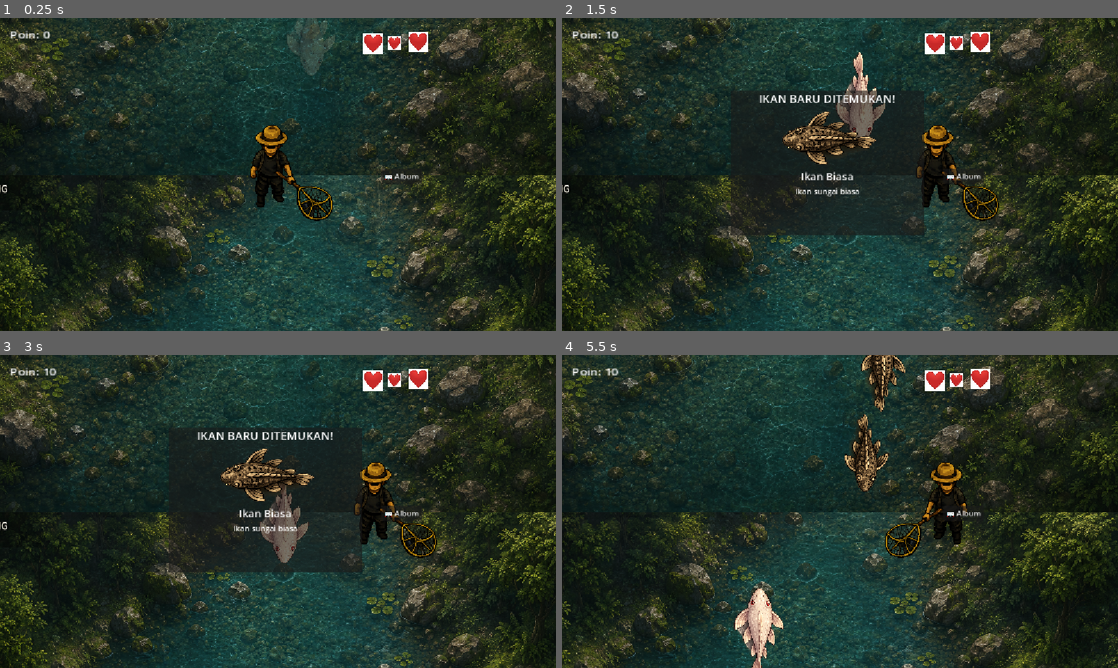
Above: before the commit, frames 1-4 (two rows, left to right).
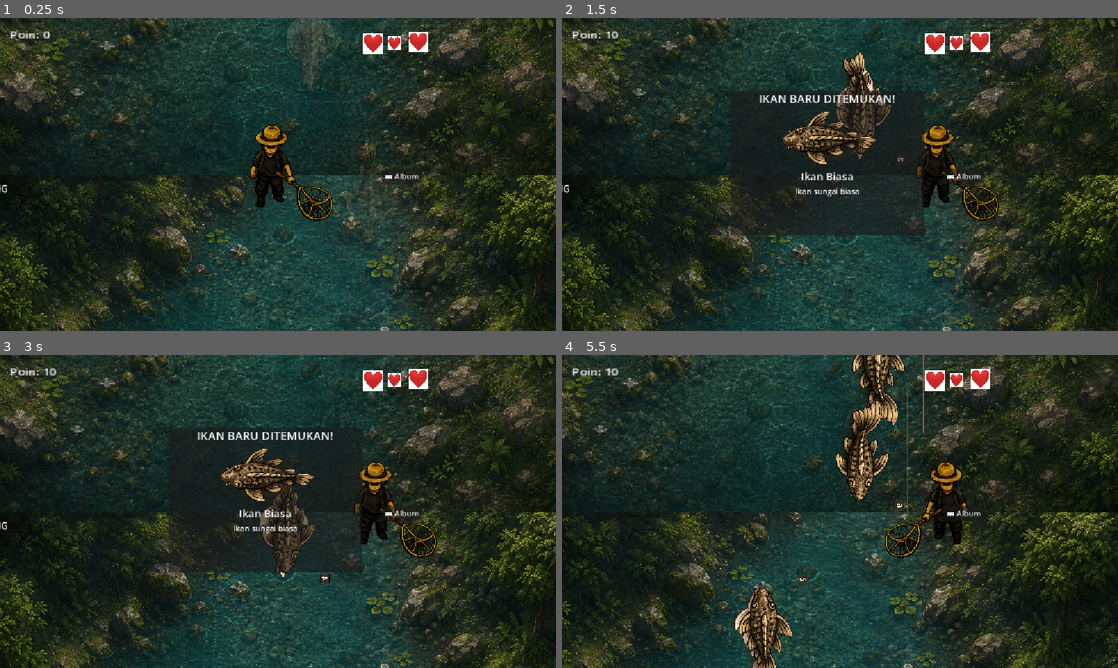
Above: after the commit, the same moments.

Repository: p4rtof/Pandawara
Game: Godot game, scene res://scene/game_sungai.tscn
Two runs of this game, one before a commit and one after it. Both use one fixed random seed, a clock stepped at 60 frames per second and the inputs below. This scene is started directly instead of the project's main scene.
Inputs (mouse positions are in pixels of both pictures, inside the frame that each line leads up to):
- Up to frame 1 (0.25 s): no input
- Up to frame 2 (1.5 s): move the mouse to (962, 158) at 0.52 s; hold Right (ui_right) 0.53-1.25 s; click (962, 158) at 0.67 s; drag from (728, 190) to (979, 202) at 1.27 s
- Up to frame 3 (3 s): click "📖 Album" at 2 s; click "X" at 2.75 s
- Up to frame 4 (5.5 s): move the mouse to (895, 442) at 3.52 s; hold Right (ui_right) 3.53-4.25 s; drag from (812, 574) to (867, 358) at 4.27 s; move the mouse to (1006, 558) at 5.02 s; hold Left (ui_left) from 5.03 s (still down)

The runs differ from the first frame. In frame 1, 0.6% of the frame differs, in the area x 51-75%, y 0-76%; in frame 2, 1.3%; in frame 3, 1.2%; in frame 4, 4.1%, in the area x 31-66%, y 0-100%.

Commit message:
pengaturan

Diff:
--- a/scene/ikan.tscn
+++ b/scene/ikan.tscn
@@ -1,11 +1,62 @@
 [gd_scene format=3 uid="uid://c68twrc5gy1g8"]
 
 [ext_resource type="Script" uid="uid://dim6dy5yvb5i" path="res://script/ikan.gd" id="1_26uxn"]
+[ext_resource type="Texture2D" uid="uid://dpt625l7f05n1" path="res://asset/anime-sapu-sapu.png" id="3_1rigm"]
 [ext_resource type="Texture2D" uid="uid://bw518jb8phdbu" path="res://asset/ikan_nn.png" id="3_c4xmv"]
 
 [sub_resource type="CapsuleShape2D" id="CapsuleShape2D_26uxn"]
 radius = 42.869667
 height = 262.02136
+
+[sub_resource type="AtlasTexture" id="AtlasTexture_1c8m2"]
+atlas = ExtResource("3_1rigm")
+region = Rect2(0, 0, 512, 341)
+
+[sub_resource type="AtlasTexture" id="AtlasTexture_gdlx0"]
+atlas = ExtResource("3_1rigm")
+region = Rect2(512, 0, 512, 341)
+
+[sub_resource type="AtlasTexture" id="AtlasTexture_h43p1"]
+atlas = ExtResource("3_1rigm")
+region = Rect2(512, 341, 512, 341)
+
+[sub_resource type="AtlasTexture" id="AtlasTexture_pwl1m"]
+atlas = ExtResource("3_1rigm")
+region = Rect2(0, 682, 512, 341)
+
+[sub_resource type="AtlasTexture" id="AtlasTexture_jsr17"]
+atlas = ExtResource("3_1rigm")
+region = Rect2(512, 682, 512, 341)
+
+[sub_resource type="AtlasTexture" id="AtlasTexture_g3xgi"]
+atlas = ExtResource("3_1rigm")
+region = Rect2(0, 341, 512, 341)
+
+[sub_resource type="SpriteFrames" id="SpriteFrames_287e4"]
+animations = [{
+"frames": [{
+"duration": 1.0,
+"texture": SubResource("AtlasTexture_1c8m2")
+}, {
+"duration": 1.0,
+"texture": SubResource("AtlasTexture_gdlx0")
+}, {
+"duration": 1.0,
+"texture": SubResource("AtlasTexture_h43p1")
+}, {
+"duration": 1.0,
+"texture": SubResource("AtlasTexture_pwl1m")
+}, {
+"duration": 1.0,
+"texture": SubResource("AtlasTexture_jsr17")
+}, {
+"duration": 1.0,
+"texture": SubResource("AtlasTexture_g3xgi")
+}],
+"loop": true,
+"name": &"default",
+"speed": 5.0
+}]
 
 [node name="Ikan" type="Area2D" unique_id=854384470 groups=["ikan"]]
 rotation = 1.5707964
@@ -23,3 +74,7 @@
 position = Vector2(-24.999998, 4.000002)
 rotation = 1.5471337
 shape = SubResource("CapsuleShape2D_26uxn")
+
+[node name="AnimatedSprite2D" type="AnimatedSprite2D" parent="." unique_id=105438352]
+position = Vector2(-6.0000014, -40.191425)
+sprite_frames = SubResource("SpriteFrames_287e4")
--- a/scene/sapu_sapu.tscn
+++ b/scene/sapu_sapu.tscn
@@ -2,7 +2,7 @@
 
 [ext_resource type="Script" uid="uid://dim6dy5yvb5i" path="res://script/ikan.gd" id="1_ncybc"]
 [ext_resource type="Texture2D" uid="uid://c5rfc06p8qrg0" path="res://asset/sapu_sapu.png" id="2_vm3ti"]
-[ext_resource type="Texture2D" uid="uid://21e38fdqf6c0" path="res://asset/Ikan animation.png" id="3_vm3ti"]
+[ext_resource type="Texture2D" uid="uid://dpt625l7f05n1" path="res://asset/anime-sapu-sapu.png" id="3_vm3ti"]
 
 [sub_resource type="AtlasTexture" id="AtlasTexture_curac"]
 atlas = ExtResource("3_vm3ti")
@@ -14,19 +14,19 @@
 
 [sub_resource type="AtlasTexture" id="AtlasTexture_d1dwy"]
 atlas = ExtResource("3_vm3ti")
-region = Rect2(0, 341, 512, 341)
+region = Rect2(512, 341, 512, 341)
 
 [sub_resource type="AtlasTexture" id="AtlasTexture_hrgkc"]
 atlas = ExtResource("3_vm3ti")
-region = Rect2(512, 341, 512, 341)
+region = Rect2(0, 682, 512, 341)
 
 [sub_resource type="AtlasTexture" id="AtlasTexture_ihpix"]
 atlas = ExtResource("3_vm3ti")
-region = Rect2(0, 682, 512, 341)
+region = Rect2(512, 682, 512, 341)
 
 [sub_resource type="AtlasTexture" id="AtlasTexture_6df7y"]
 atlas = ExtResource("3_vm3ti")
-region = Rect2(512, 682, 512, 341)
+region = Rect2(0, 341, 512, 341)
 
 [sub_resource type="SpriteFrames" id="SpriteFrames_v8dx6"]
 animations = [{
@@ -55,10 +55,8 @@
 }]
 
 [sub_resource type="CapsuleShape2D" id="CapsuleShape2D_26uxn"]
-radius = 42.869667
-height = 262.02136
-
-[sub_resource type="SpriteFrames" id="SpriteFrames_vm3ti"]
+radius = 52.092262
+height = 260.2125
 
 [node name="Ikan" type="Area2D" unique_id=854384470 groups=["ikan"]]
 rotation = 1.5707964
@@ -68,22 +66,12 @@
 adalah_sapu_sapu = true
 texture_ikan = ExtResource("2_vm3ti")
 
-[node name="AnimatedSprite2D" type="AnimatedSprite2D" parent="." unique_id=736414504]
-visible = false
-position = Vector2(-26, -16.076569)
-scale = Vector2(0.6875, 0.6511243)
+[node name="AnimatedSprite2D" type="AnimatedSprite2D" parent="." unique_id=1896648580]
 sprite_frames = SubResource("SpriteFrames_v8dx6")
-frame_progress = 0.123271115
-
-[node name="Sprite2D" type="Sprite2D" parent="." unique_id=213606095]
-texture = ExtResource("2_vm3ti")
+frame_progress = 0.9433859
 
 [node name="CollisionShape2D" type="CollisionShape2D" parent="." unique_id=1476355047]
-position = Vector2(-24.999998, 4.000002)
+position = Vector2(-30, 28.133993)
 rotation = 1.5471337
 scale = Vector2(0.99999994, 0.99999994)
 shape = SubResource("CapsuleShape2D_26uxn")
-
-[node name="AnimatedSprite2D2" type="AnimatedSprite2D" parent="." unique_id=1359196459]
-visible = false
-sprite_frames = SubResource("SpriteFrames_vm3ti")
--- a/scene/setting.gd
+++ b/scene/setting.gd
@@ -1,20 +1,23 @@
 extends Control
 
 func _ready():
+	$BackButton.pressed.connect(_on_back)
+
 	# Suara slider
-	$Panel/SuaraSlider.value = AudioServer.get_bus_volume_db(
+	$SuaraSlider.min_value = -40
+	$SuaraSlider.max_value = 0
+	$SuaraSlider.value = AudioServer.get_bus_volume_db(
 		AudioServer.get_bus_index("Master")
 	)
-	$Panel/SuaraSlider.value_changed.connect(_on_suara_changed)
+	$SuaraSlider.value_changed.connect(_on_suara_changed)
 
 	# Musik slider
-	$Panel/MusikSlider.value = AudioServer.get_bus_volume_db(
+	$MusikSlider.min_value = -40
+	$MusikSlider.max_value = 0
+	$MusikSlider.value = AudioServer.get_bus_volume_db(
 		AudioServer.get_bus_index("Music")
 	)
-	$Panel/MusikSlider.value_changed.connect(_on_musik_changed)
-
-	# Tombol kembali
-	$BackButton.pressed.connect(_on_back)
+	$MusikSlider.value_changed.connect(_on_musik_changed)
 
 func _on_suara_changed(value: float):
 	AudioServer.set_bus_volume_db(
--- a/scene/setting.tscn
+++ b/scene/setting.tscn
@@ -1,6 +1,19 @@
 [gd_scene format=3 uid="uid://cg0x7laby36ry"]
 
 [ext_resource type="Script" uid="uid://dlpjpoxyxqye3" path="res://scene/setting.gd" id="1_xthoy"]
+[ext_resource type="Texture2D" uid="uid://bdgdb5107bfsk" path="res://asset/image 1.png" id="2_ahr6q"]
+[ext_resource type="Texture2D" uid="uid://dxt3t4osimxlp" path="res://asset/Rectangle 15.png" id="3_g2to7"]
+[ext_resource type="Texture2D" uid="uid://cqjp5jfd8gpo4" path="res://asset/Rectangle 18.png" id="4_2wb80"]
+[ext_resource type="Texture2D" uid="uid://b8br4rkgln8kb" path="res://asset/back.png" id="5_123qk"]
+[ext_resource type="Texture2D" uid="uid://gs8yxij3u4y7" path="res://asset/Mask group (1).png" id="6_8pksm"]
+[ext_resource type="Texture2D" uid="uid://uilyrpyorwo1" path="res://asset/Group 15.png" id="7_fhdrf"]
+[ext_resource type="Texture2D" uid="uid://u1g4abc04c17" path="res://asset/Group 14.png" id="8_7piks"]
+[ext_resource type="Texture2D" uid="uid://lxfsrjati47f" path="res://asset/Group 13.png" id="9_mxaae"]
+[ext_resource type="Texture2D" uid="uid://dt8brp8cn4h4j" path="res://asset/Rectangle 14.png" id="10_uthuq"]
+[ext_resource type="Texture2D" uid="uid://c4sp77wh120hb" path="res://asset/Vector 9.png" id="11_oappg"]
+
+[sub_resource type="StyleBoxTexture" id="StyleBoxTexture_2xxw5"]
+texture = ExtResource("10_uthuq")
 
 [node name="setting" type="Control" unique_id=3923517]
 layout_mode = 3
@@ -9,61 +22,156 @@
 offset_bottom = 40.0
 script = ExtResource("1_xthoy")
 
-[node name="TextureRect" type="TextureRect" parent="." unique_id=535706255]
+[node name="BgSetting" type="TextureRect" parent="." unique_id=248922935]
+layout_mode = 1
+anchors_preset = 15
+anchor_right = 1.0
+anchor_bottom = 1.0
+offset_right = 1112.0
+offset_bottom = 608.0
+grow_horizontal = 2
+grow_vertical = 2
+texture = ExtResource("2_ahr6q")
+expand_mode = 1
+
+[node name="PanelKrem" type="TextureRect" parent="." unique_id=1126059166]
 layout_mode = 0
-offset_right = 40.0
-offset_bottom = 40.0
+offset_left = 276.0
+offset_top = 160.0
+offset_right = 876.0
+offset_bottom = 510.0
+texture = ExtResource("3_g2to7")
+expand_mode = 1
 
-[node name="BackButton" type="Button" parent="." unique_id=1331931121]
+[node name="HeaderPengaturan" type="TextureRect" parent="." unique_id=508337942]
 layout_mode = 0
-offset_right = 8.0
-offset_bottom = 8.0
+offset_left = 440.0
+offset_top = 86.0
+offset_right = 708.0
+offset_bottom = 146.0
+texture = ExtResource("4_2wb80")
+expand_mode = 1
 
-[node name="TitleLabel" type="Label" parent="." unique_id=1621987060]
+[node name="TitleLabel" type="Label" parent="." unique_id=1245251698]
 layout_mode = 0
-offset_right = 40.0
-offset_bottom = 23.0
+offset_left = 509.0
+offset_top = 92.0
+offset_right = 678.0
+offset_bottom = 179.0
+theme_override_font_sizes/font_size = 30
+text = "Pengaturan
+"
 
-[node name="Panel" type="PanelContainer" parent="." unique_id=1936658813]
+[node name="BackButton" type="TextureButton" parent="." unique_id=1757053235]
 layout_mode = 0
-offset_right = 40.0
-offset_bottom = 40.0
+offset_left = 30.0
+offset_top = 20.0
+offset_right = 120.0
+offset_bottom = 113.0
+scale = Vector2(0.5, 0.5)
+texture_normal = ExtResource("5_123qk")
 
-[node name="VBoxContainer" type="VBoxContainer" parent="Panel" unique_id=1786743829]
-layout_mode = 2
+[node name="IconPengaturan" type="TextureRect" parent="." unique_id=1651439486]
+layout_mode = 0
+offset_left = 451.0
+offset_top = 98.0
+offset_right = 529.0
+offset_bottom = 176.0
+scale = Vector2(0.5, 0.5)
+texture = ExtResource("6_8pksm")
 
-[node name="Suara" type="HBoxContainer" parent="Panel/VBoxContainer" unique_id=674554621]
-layout_mode = 2
+[node name="IconSuara" type="TextureRect" parent="." unique_id=1880765179]
+layout_mode = 0
+offset_left = 310.0
+offset_top = 200.0
+offset_right = 435.0
+offset_bottom = 317.0
+scale = Vector2(0.5, 0.5)
+texture = ExtResource("7_fhdrf")
 
-[node name="Icon" type="TextureRect" parent="Panel/VBoxContainer/Suara" unique_id=1630089769]
-layout_mode = 2
+[node name="LabelSuara" type="Label" parent="." unique_id=1873684331]
+layout_mode = 0
+offset_left = 390.0
+offset_top = 215.0
+offset_right = 435.0
+offset_bottom = 264.0
+theme_override_colors/font_color = Color(0, 0, 0, 1)
+theme_override_font_sizes/font_size = 30
+text = "Suara
+"
 
-[node name="Suara" type="Label" parent="Panel/VBoxContainer/Suara" unique_id=1419940640]
-layout_mode = 2
+[node name="SuaraSlider" type="HSlider" parent="." unique_id=1702403064]
+layout_mode = 0
+offset_left = 494.0
+offset_top = 231.0
+offset_right = 794.0
+offset_bottom = 251.0
+min_value = -40.0
+max_value = 0.0
 
-[node name="SuaraSlider" type="HSlider" parent="Panel/VBoxContainer/Suara" unique_id=1677235923]
-layout_mode = 2
+[node name="IconMusik" type="TextureRect" parent="." unique_id=2057698684]
+layout_mode = 0
+offset_left = 310.0
+offset_top = 280.0
+offset_right = 435.0
+offset_bottom = 397.0
+scale = Vector2(0.5, 0.5)
+texture = ExtResource("8_7piks")
 
-[node name="Music" type="HBoxContainer" parent="Panel/VBoxContainer" unique_id=2122751440]
-layout_mode = 2
+[node name="LabelMusik" type="Label" parent="." unique_id=370013821]
+layout_mode = 0
+offset_left = 390.0
+offset_top = 295.0
+offset_right = 437.0
+offset_bottom = 318.0
+theme_override_colors/font_color = Color(0, 0, 0, 1)
+theme_override_font_sizes/font_size = 30
+text = "Musik"
 
-[node name="Icon" type="TextureRect" parent="Panel/VBoxContainer/Music" unique_id=1465687131]
-layout_mode = 2
+[node name="MusikSlider" type="HSlider" parent="." unique_id=1776805171]
+layout_mode = 0
+offset_left = 501.0
+offset_top = 307.0
+offset_right = 801.0
+offset_bottom = 327.0
+min_value = -40.0
+max_value = 0.0
 
-[node name="Music" type="Label" parent="Panel/VBoxContainer/Music" unique_id=388509207]
-layout_mode = 2
+[node name="IconBahasa" type="TextureRect" parent="." unique_id=2068003077]
+layout_mode = 0
+offset_left = 310.0
+offset_top = 360.0
+offset_right = 435.0
+offset_bottom = 477.0
+scale = Vector2(0.5, 0.5)
+texture = ExtResource("9_mxaae")
 
-[node name="MusicSlider" type="HSlider" parent="Panel/VBoxContainer/Music" unique_id=545573559]
-layout_mode = 2
+[node name="LabelBahasa" type="Label" parent="." unique_id=309590161]
+layout_mode = 0
+offset_left = 390.0
+offset_top = 375.0
+offset_right = 447.0
+offset_bottom = 398.0
+theme_override_colors/font_color = Color(0, 0, 0, 1)
+theme_override_font_sizes/font_size = 30
+text = "Bahasa"
 
-[node name="Bahasa" type="HBoxContainer" parent="Panel/VBoxContainer" unique_id=1102676709]
-layout_mode = 2
+[node name="BahasaDropdown" type="OptionButton" parent="." unique_id=1037754403]
+layout_mode = 0
+offset_left = 590.0
+offset_top = 370.0
+offset_right = 740.0
+offset_bottom = 410.0
+theme_override_styles/normal = SubResource("StyleBoxTexture_2xxw5")
+item_count = 1
+popup/item_0/text = "Indonesia"
+popup/item_0/id = 0
 
-[node name="Icon" type="TextureRect" parent="Panel/VBoxContainer/Bahasa" unique_id=147168519]
-layout_mode = 2
-
-[node name="Bahasa" type="Label" parent="Panel/VBoxContainer/Bahasa" unique_id=450796014]
-layout_mode = 2
-
-[node name="BahasaOption" type="OptionButton" parent="Panel/VBoxContainer/Bahasa" unique_id=920478266]
-layout_mode = 2
+[node name="ArrowBahasa" type="TextureRect" parent="." unique_id=90908154]
+layout_mode = 0
+offset_left = 722.0
+offset_top = 383.0
+offset_right = 756.0
+offset_bottom = 408.0
+scale = Vector2(0.5, 0.5)
+texture = ExtResource("11_oappg")
--- a/script/ikan.gd
+++ b/script/ikan.gd
@@ -16,12 +16,12 @@
 var popup_scene = preload("res://scene/popup_ikan.tscn")
 
 func _ready():
-	$Sprite2D.texture = texture_ikan
+	$AnimatedSprite2D.play("default")
 	kecepatan = randf_range(80, 150)
 	input_pickable = true
 	area_entered.connect(_on_area_entered)
 	arah = Vector2(randf_range(-0.3, 0.3), 1).normalized()
-	$Sprite2D.flip_h = arah.x < 0
+	$AnimatedSprite2D.flip_h = arah.x < 0
 	timer_ganti_arah = randf_range(2.0, 4.0)
 
 func _process(delta):
@@ -45,7 +45,7 @@
 func _ganti_arah():
 	var sudut = randf_range(0, TAU)
 	arah = Vector2(cos(sudut), sin(sudut))
-	$Sprite2D.flip_h = arah.x < 0
+	$AnimatedSprite2D.flip_h = arah.x < 0
 	timer_ganti_arah = randf_range(2.0, 4.0)
 
 func _cek_dan_tambah_album(data: Dictionary) -> bool:
Binary file added: asset/Group 13.png
Not shown, added: asset/Group 13.png.import
Binary file added: asset/Group 14.png
Not shown, added: asset/Group 14.png.import
Binary file added: asset/Group 16.png
Not shown, added: asset/Group 16.png.import
Binary file added: asset/Mask group (1).png
Not shown, added: asset/Mask group (1).png.import
Binary file added: asset/Rectangle 14.png
Not shown, added: asset/Rectangle 14.png.import
Binary file added: asset/Rectangle 15.png
Not shown, added: asset/Rectangle 15.png.import
(and 12 more such lines)
